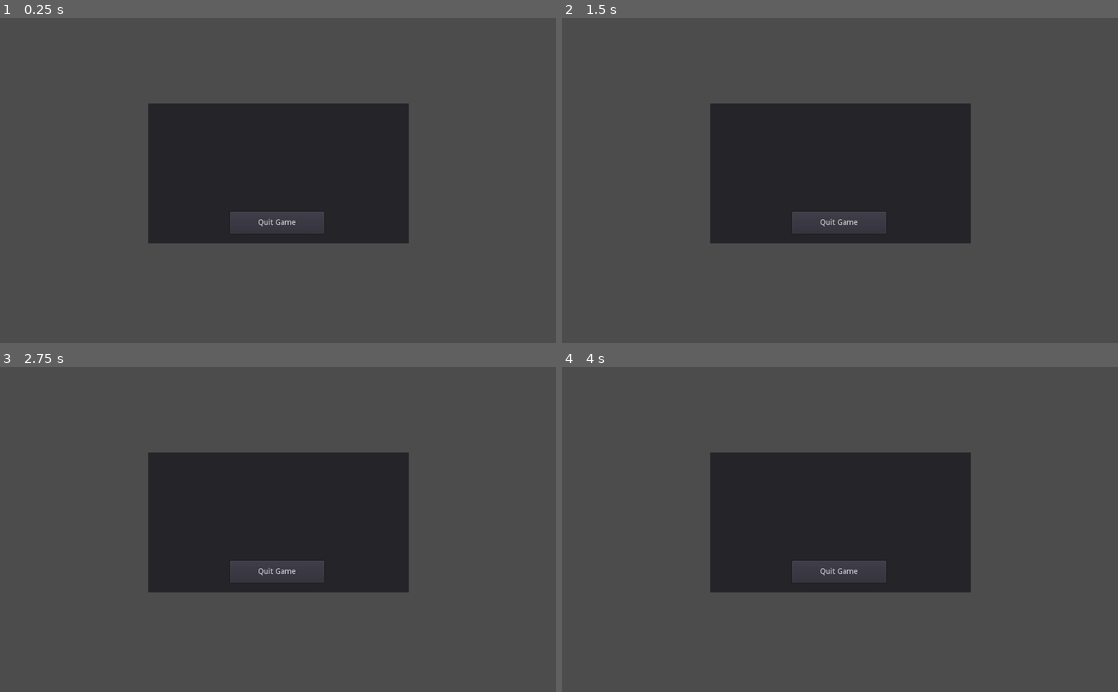
Above: before the commit, frames 1-4 (two rows, left to right).
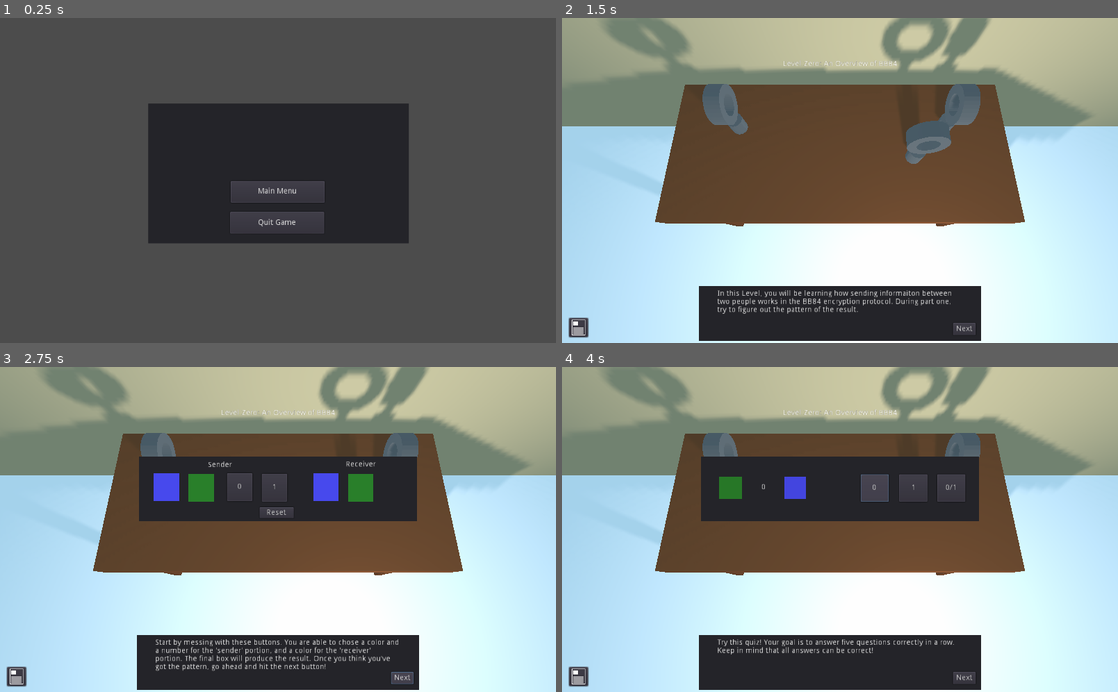
Above: after the commit, the same moments.

Repository: Clockwork-Rat/BB84_Godot
Game: Godot game, scene res://esc_menu/esc_menu.tscn
Same seed, same stepped clock (60 frames per second), same inputs: the game is played once before the commit and once after it. This scene is started directly instead of the project's main scene.
Inputs (mouse positions are in pixels of both pictures, inside the frame that each line leads up to):
- Up to frame 1 (0.25 s): no input
- Up to frame 2 (1.5 s): click (840, 193) at 0.5 s, where only the run after the commit has a clickable "Main Menu"; click (634, 99) at 1.25 s, where only the run after the commit has a clickable "Level 0"
- Up to frame 3 (2.75 s): click (400, 679) at 2 s, where only the run after the commit has a clickable "Next"
- Up to frame 4 (4 s): click (962, 679) at 2.75 s, where only the run after the commit has a clickable "Next"; click (873, 487) at 3.5 s, where only the run after the commit has a clickable "0"

The runs differ from the first frame. In frame 1, 0.7% of the frame differs, in the area x 41-59%, y 50-57%; in frame 2, 99%, in the area x 0-100%, y 0-100%; in frame 3, 92%; in frame 4, 92%.

Commit message:
fix main menu

Diff:
--- a/esc_menu/esc_menu.gd
+++ b/esc_menu/esc_menu.gd
@@ -14,3 +14,8 @@
 func _on_quit_button_pressed():
 	get_tree().quit(0)
 	pass # Replace with function body.
+
+
+func _on_main_menu_btn_pressed():
+	get_tree().change_scene("res://main_menu/main_menu.tscn")
+	pass # Replace with function body.
--- a/esc_menu/esc_menu.tscn
+++ b/esc_menu/esc_menu.tscn
@@ -27,4 +27,16 @@
 margin_bottom = 0.0599823
 text = "Quit Game"
 
+[node name="main_menu_btn" type="Button" parent="menu_panel"]
+anchor_left = 0.317
+anchor_top = 0.554
+anchor_right = 0.677
+anchor_bottom = 0.709
+margin_left = -0.160004
+margin_top = 0.0679779
+margin_right = 0.0399475
+margin_bottom = 0.0779724
+text = "Main Menu"
+
 [connection signal="pressed" from="menu_panel/quit_button" to="." method="_on_quit_button_pressed"]
+[connection signal="pressed" from="menu_panel/main_menu_btn" to="." method="_on_main_menu_btn_pressed"]
--- a/lvl_0/lvl_0.tscn
+++ b/lvl_0/lvl_0.tscn
@@ -1,8 +1,9 @@
-[gd_scene load_steps=8 format=2]
+[gd_scene load_steps=9 format=2]
 
 [ext_resource path="res://lvl_0/scene_assets/desk_mat.tres" type="Material" id=1]
 [ext_resource path="res://lvl_0/ui_lvl_0.tscn" type="PackedScene" id=2]
 [ext_resource path="res://lvl_0/scene_assets/wall_material.tres" type="Material" id=3]
+[ext_resource path="res://model_assets/polarizer.tscn" type="PackedScene" id=4]
 
 [sub_resource type="CubeMesh" id=1]
 
@@ -18,7 +19,7 @@
 transform = Transform( 1, 0, 0, 0, 0.277364, 0.960765, 0, -0.960765, 0.277364, 0, 3.11921, -2.40428 )
 
 [node name="OmniLight" type="OmniLight" parent="."]
-transform = Transform( 1, 0, 0, 0, 1, 0, 0, 0, 1, 0.930113, 1.6844, -3.22408 )
+transform = Transform( 1, 0, 0, 0, 1, 0, 0, 0, 1, 0.614361, 1.6844, -1.96337 )
 shadow_enabled = true
 
 [node name="desk" type="Spatial" parent="."]
@@ -67,3 +68,14 @@
 material/0 = ExtResource( 3 )
 
 [node name="Control" parent="." instance=ExtResource( 2 )]
+
+[node name="kit" type="Spatial" parent="."]
+
+[node name="polarizer2" parent="kit" instance=ExtResource( 4 )]
+transform = Transform( 0.2, 0, 0, 0, 0.2, 0, 0, 0, 0.2, 0.613972, 1.13677, -3.13759 )
+
+[node name="polarizer3" parent="kit" instance=ExtResource( 4 )]
+transform = Transform( -8.74228e-09, 0, 0.2, 0, 0.2, 0, -0.2, 0, -8.74228e-09, 0.889815, 1.13677, -3.40907 )
+
+[node name="polarizer" parent="kit" instance=ExtResource( 4 )]
+transform = Transform( -8.74228e-09, 0, 0.2, 0, 0.2, 0, -0.2, 0, -8.74228e-09, -0.867685, 1.13677, -3.40907 )
--- a/lvl_1/lvl_1_ui.gd
+++ b/lvl_1/lvl_1_ui.gd
@@ -1,4 +1,6 @@
 extends Control
+
+onready var escape_menu = preload("res://esc_menu/esc_menu.tscn").instance()
 
 onready var prompt_text = $"prompt_panel/prompt_text"
 onready var next_button = $prompt_panel/next_btn
@@ -8,6 +10,31 @@
 onready var notebook = $notebook_panel
 onready var keep_reject = $keep_reject
 
+onready var send_color = $keep_reject/send_color
+onready var rec_color = $keep_reject/rec_color
+onready var keep_btn = $keep_reject/keep_btn
+onready var reject_btn = $keep_reject/reject_btn
+
+onready var blue_sprite  = preload("res://lvl_0/scene_assets/blue_sprite.png")
+onready var green_sprite = preload("res://lvl_0/scene_assets/green_sprite.png")
+
+var esc_menu_active = false
+
+func _unhandled_input(event):
+	if event is InputEventKey:
+		if event.pressed and event.scancode == KEY_ESCAPE:
+			if not esc_menu_active:
+				add_child(escape_menu)
+				esc_menu_active = true
+			else:
+				remove_child(escape_menu)
+				esc_menu_active = false
+
+#so that the user feels like thinking is happening
+var disable_timer = 0.0
+var disable_timer_max = 0.2
+var basis_idx = 1
+
 var filepath = "res://lvl_1/scene_assets/lvl_1_text.json"
 var json : JSONParseResult
 var curr_state = PROMPT_STATE.INTRO_1
@@ -32,6 +59,8 @@
 var sent_bit_t = []
 var rec_bit_t = []
 
+var keep_idx = []
+
 var matching_colors_t = 0
 
 func _ready():
@@ -40,10 +69,18 @@
 	json = JSON.parse(file_load.get_as_text())
 	prompt_text.text = json.result["0"]
 	notebook.hide()
-
 	select_panel.hide()
+	keep_reject.hide()
 
 func _process(_delta):
+	if disable_timer > 0.0:
+		keep_btn.disabled = true
+		reject_btn.disabled = true
+		disable_timer -= _delta
+	else:
+		keep_btn.disabled = false
+		reject_btn.disabled = false
+
 	if matching_colors_t >= 5:
 		matching_colors_t = 0
 		prompt_text.text = json.result["3"]
@@ -65,8 +102,6 @@
 				notebook_text.text += "green "
 
 			notebook_text.text += (String(rec_bit_t[i]) + "\n")
-
-
 
 func _on_next_btn_pressed():
 	if curr_state == PROMPT_STATE.INTRO_1:
@@ -81,12 +116,21 @@
 		prompt_text.text = json.result["4"]
 		curr_state = PROMPT_STATE.INTRO_5
 		keep_reject.show()
+
+		if send_colors_t[0] == COLOR_STATE.BLUE:
+			send_color.texture = blue_sprite
+		else:
+			send_color.texture = green_sprite
+
+		if rec_colors_t[0] == COLOR_STATE.BLUE:
+			rec_color.texture = blue_sprite
+		else:
+			rec_color.texture = green_sprite
+
 	elif curr_state == PROMPT_STATE.INTRO_5:
 		pass
 	else:
 		pass
-
-
 
 func _on_blue_button_pressed():
 	randomize()
@@ -107,7 +151,6 @@
 
 	basis_number.text = String(matching_colors_t)
 
-
 func _on_green_button_pressed():
 	randomize()
 	rec_colors_t.append(COLOR_STATE.GREEN)
@@ -127,8 +170,6 @@
 
 	basis_number.text = String(matching_colors_t)
 
-
-
 func _on_notebook_btn_pressed():
 	if nb_active:
 		nb_active = false
@@ -136,3 +177,37 @@
 	else:
 		nb_active = true
 		notebook.show()
+
+func _on_keep_btn_pressed():
+	keep_reject_pressed(false)
+
+func _on_reject_btn_pressed():
+	keep_reject_pressed(true)
+
+func keep_reject_pressed(reject: bool):
+	disable_timer = disable_timer_max
+	if basis_idx <= len(send_colors_t):
+
+		if ((send_color.texture == rec_color.texture and not reject)
+				or (send_color.texture != rec_color.texture and reject)):
+			print("correct")
+			keep_idx.append(basis_idx - 1)
+
+			if basis_idx < len(send_colors_t):
+				if send_colors_t[basis_idx] == COLOR_STATE.BLUE:
+					send_color.texture = blue_sprite
+				else:
+					send_color.texture = green_sprite
+
+				if rec_colors_t[basis_idx] == COLOR_STATE.BLUE:
+					rec_color.texture = blue_sprite
+				else:
+					rec_color.texture = green_sprite
+				prompt_text.text = "Yes! That's Correct"
+
+			basis_idx += 1
+		else:
+			print("wrong")
+			prompt_text.text = "Try Again!"
+	else:
+		keep_reject.hide()
--- a/lvl_1/lvl_1_ui.tscn
+++ b/lvl_1/lvl_1_ui.tscn
@@ -1,9 +1,10 @@
-[gd_scene load_steps=5 format=2]
+[gd_scene load_steps=6 format=2]
 
 [ext_resource path="res://lvl_1/lvl_1_ui.gd" type="Script" id=1]
 [ext_resource path="res://lvl_0/scene_assets/ui_blue/ui_blue_theme.tres" type="Theme" id=2]
 [ext_resource path="res://lvl_0/scene_assets/ui_green/ui_green_theme.tres" type="Theme" id=3]
 [ext_resource path="res://lvl_0/scene_assets/notbook_icon.png" type="Texture" id=4]
+[ext_resource path="res://lvl_0/scene_assets/blue_sprite.png" type="Texture" id=5]
 
 [node name="Control" type="Control"]
 anchor_right = 1.0
@@ -102,7 +103,6 @@
 valign = 1
 
 [node name="keep_reject" type="Panel" parent="."]
-visible = false
 anchor_left = 0.318
 anchor_top = 0.337
 anchor_right = 0.683
@@ -112,7 +112,37 @@
 margin_right = -0.392029
 margin_bottom = 0.199982
 
-[node name="Sprite" type="Sprite" parent="keep_reject"]
+[node name="send_color" type="Sprite" parent="keep_reject"]
+position = Vector2( 71.5, 43.5 )
+scale = Vector2( 1.46875, 1.46875 )
+texture = ExtResource( 5 )
+
+[node name="rec_color" type="Sprite" parent="keep_reject"]
+position = Vector2( 140, 44 )
+scale = Vector2( 1.46875, 1.46875 )
+texture = ExtResource( 5 )
+
+[node name="keep_btn" type="Button" parent="keep_reject"]
+anchor_left = 0.544
+anchor_top = 0.409
+anchor_right = 0.692
+anchor_bottom = 0.636
+margin_left = 0.0879669
+margin_top = 0.00799942
+margin_right = -0.116028
+margin_bottom = 0.0319977
+text = "Keep"
+
+[node name="reject_btn" type="Button" parent="keep_reject"]
+anchor_left = 0.769
+anchor_top = 0.42
+anchor_right = 0.917
+anchor_bottom = 0.648
+margin_left = 0.162964
+margin_top = 0.0399971
+margin_right = -0.0410461
+margin_bottom = -0.0240021
+text = "Reject"
 
 [node name="notebook_btn" type="Button" parent="."]
 anchor_left = 0.012
@@ -151,4 +181,6 @@
 [connection signal="pressed" from="prompt_panel/next_btn" to="." method="_on_next_btn_pressed"]
 [connection signal="pressed" from="select_panel/blue_button" to="." method="_on_blue_button_pressed"]
 [connection signal="pressed" from="select_panel/green_button" to="." method="_on_green_button_pressed"]
+[connection signal="pressed" from="keep_reject/keep_btn" to="." method="_on_keep_btn_pressed"]
+[connection signal="pressed" from="keep_reject/reject_btn" to="." method="_on_reject_btn_pressed"]
 [connection signal="pressed" from="notebook_btn" to="." method="_on_notebook_btn_pressed"]
